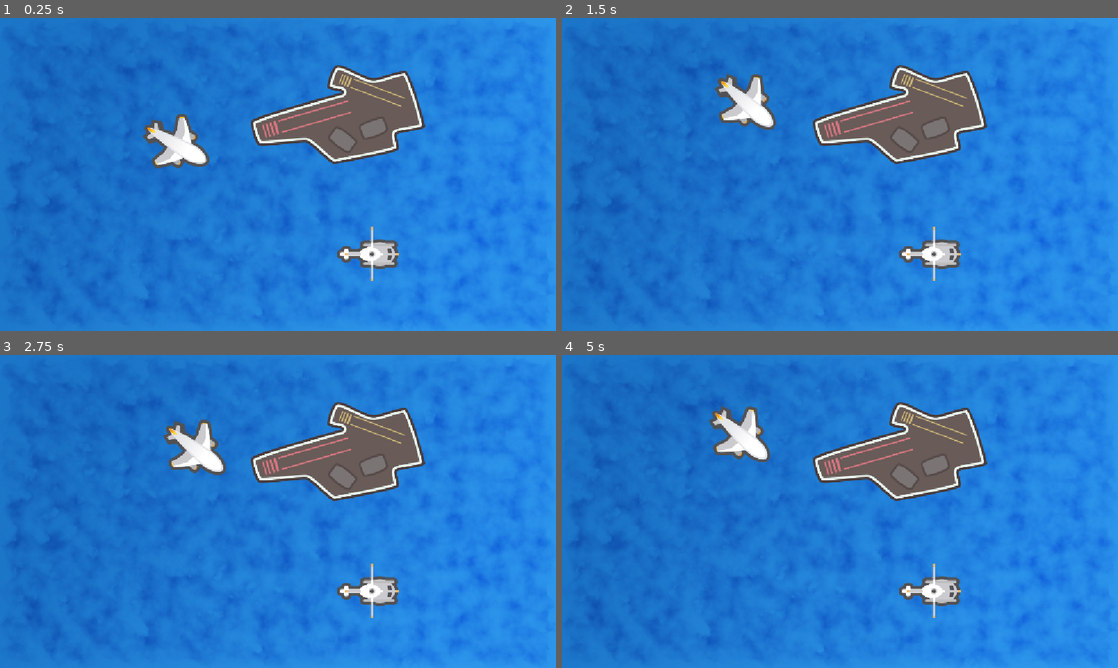
Above: before the commit, frames 1-4 (two rows, left to right).
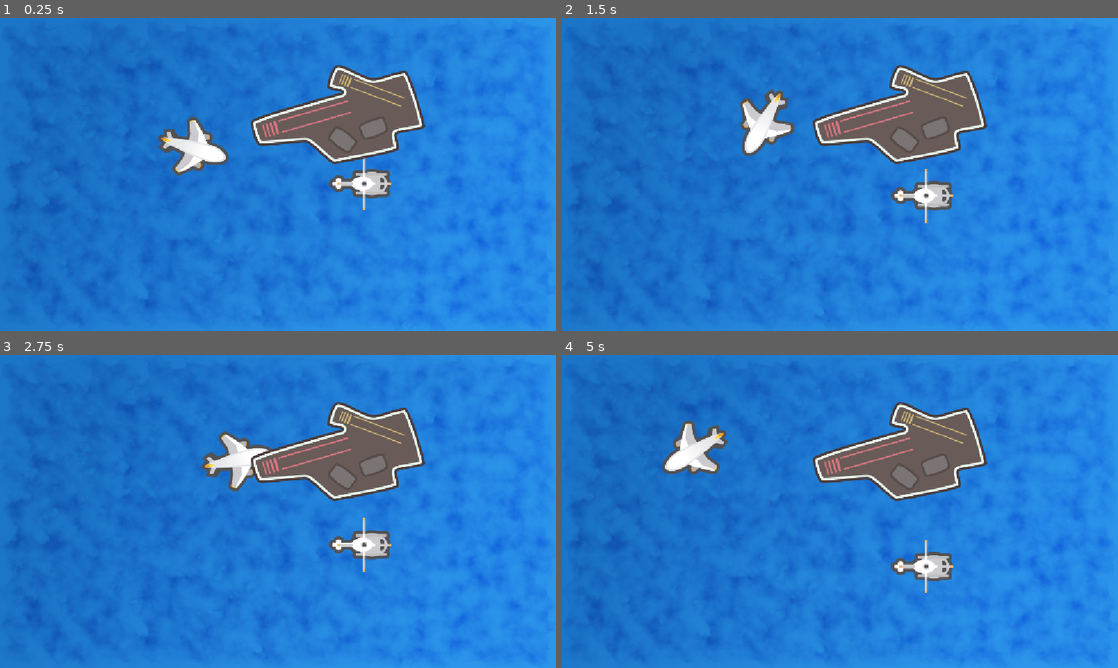
Above: after the commit, the same moments.

Repository: ryanstatton/foundations
Game: Godot game, scene res://Scenes/ocean.tscn
Same seed, same stepped clock (60 frames per second), same inputs: the game is played once before the commit and once after it.
Inputs (mouse positions are in pixels of both pictures, inside the frame that each line leads up to):
- Up to frame 1 (0.25 s): no input
- Up to frame 2 (1.5 s): tap Enter (ui_accept) at 0.5, 0.77 s; move the mouse to (962, 158) at 0.52 s; hold Right (ui_right) 0.53-1.28 s; move the mouse to (728, 190) at 1.27 s; hold Left (ui_left) from 1.28 s (still down)
- Up to frame 3 (2.75 s): tap Enter (ui_accept) at 1.52 s; move the mouse to (333, 442) at 2.02 s; release Left (ui_left) at 2.03 s; hold Right (ui_right) from 2.03 s (still down)
- Up to frame 4 (5 s): move the mouse to (812, 574) at 2.77 s; tap Enter (ui_accept) at 3.02, 3.77, 4.52 s; move the mouse to (1006, 558) at 3.52 s; release Right (ui_right) at 3.53 s; hold Left (ui_left) from 3.53 s (still down); move the mouse to (673, 464) at 4.27 s

The runs differ from the first frame. In frame 1, 3.2% of the frame differs, in the area x 25-72%, y 30-84%; in frame 2, 3.6%; in frame 3, 3.8%; in frame 4, 3.9%, in the area x 18-72%, y 16-84%.

Commit message:
Added Stuff Regarding Vectors and Transalte

Diff:
--- a/Scenes/Ocean.gd
+++ b/Scenes/Ocean.gd
@@ -13,11 +13,11 @@
 
 # Called every frame. 'delta' is the elapsed time since the previous frame.
 func _process(delta: float) -> void:
-	var dir: Vector2 = plane.position.direction_to(helicopter.position)
-	plane.look_at(helicopter.position)
-	plane.translate(dir * 60 * delta)
-	#plane.move_local_x(50 * delta, true)
-	#helicopter.move_local_x(50 * delta)
+	#var dir: Vector2 = plane.position.direction_to(helicopter.position)
+	plane.look_at(get_global_mouse_position())
+	plane.move_local_x(200 * delta)
+	#plane.move_local_x(60 * delta, true)
+	helicopter.move_local_y(20 * delta)
 	#helicopter.rotate(2 * delta)
 
 	if Input.is_action_pressed("ui_left"):
--- a/Scenes/ocean.tscn
+++ b/Scenes/ocean.tscn
@@ -20,7 +20,7 @@
 texture = ExtResource("3_otwcc")
 
 [node name="Helicopter" type="Sprite2D" parent="." unique_id=2006180069]
-position = Vector2(762, 489)
+position = Vector2(746, 338)
 texture = ExtResource("4_wsrqd")
 
 [node name="EatingSound" type="AudioStreamPlayer" parent="." unique_id=1036059624]
